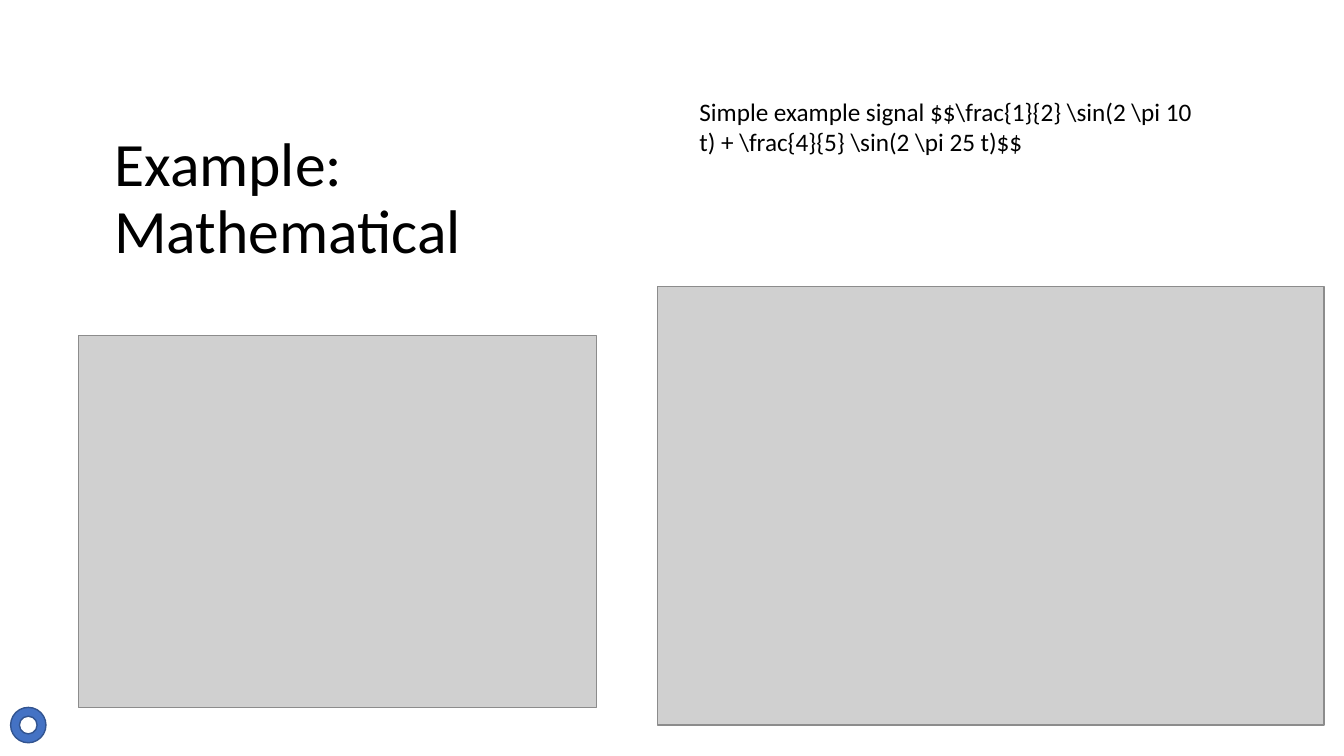
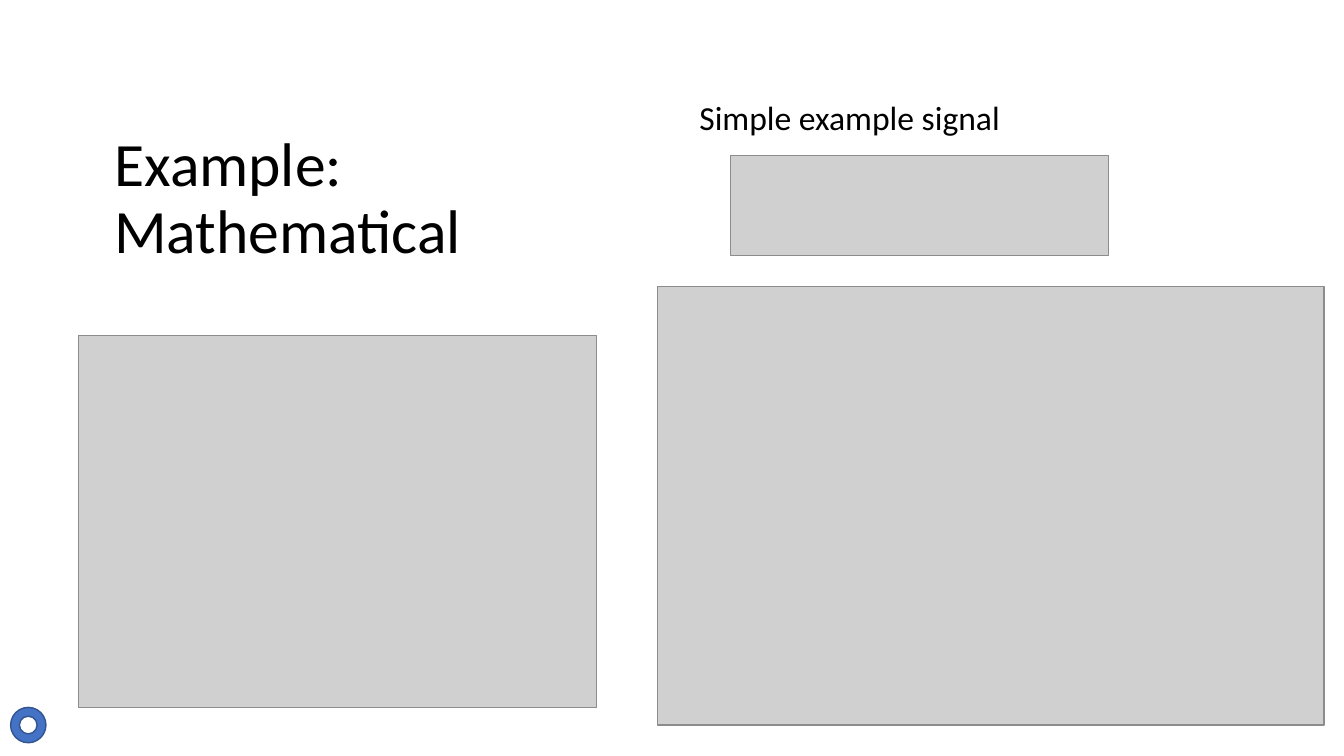
Before and after one commit to Tsintsuntsini/PHYS_581, a slide deck: slide 12 of Presentation2/The Lomb-Scargle Algorithm-v2.pptx. Drawn at 1344x756 pixels with LibreOffice and Linux fonts; fonts in the diff are those of the drawing; grey boxes stand for pictures. Boxes give left, top, right and bottom in pixels: in the first picture for what was removed or moved away, otherwise in the second. Text is boxed around its words. In the diff, an @@ line names an element or a change of style, - is before the commit and + after.

```diff
--- a/Presentation2/The Lomb-Scargle Algorithm-v2.pptx
+++ b/Presentation2/The Lomb-Scargle Algorithm-v2.pptx
@@ text at <box>699,106,1000,136</box>: text changed; size 18 to 24 pt @@
-Simple example signal $$\frac{1}{2} \sin(2 \pi 10 t) + \frac{4}{5} \sin(2 \pi 25 t)$$
+Simple example signal
@@ picture added at <box>730,155,1108,255</box> @@
```
Also in this commit, not shown: 1 other slide changed, 1 slide removed, 1 other file.
